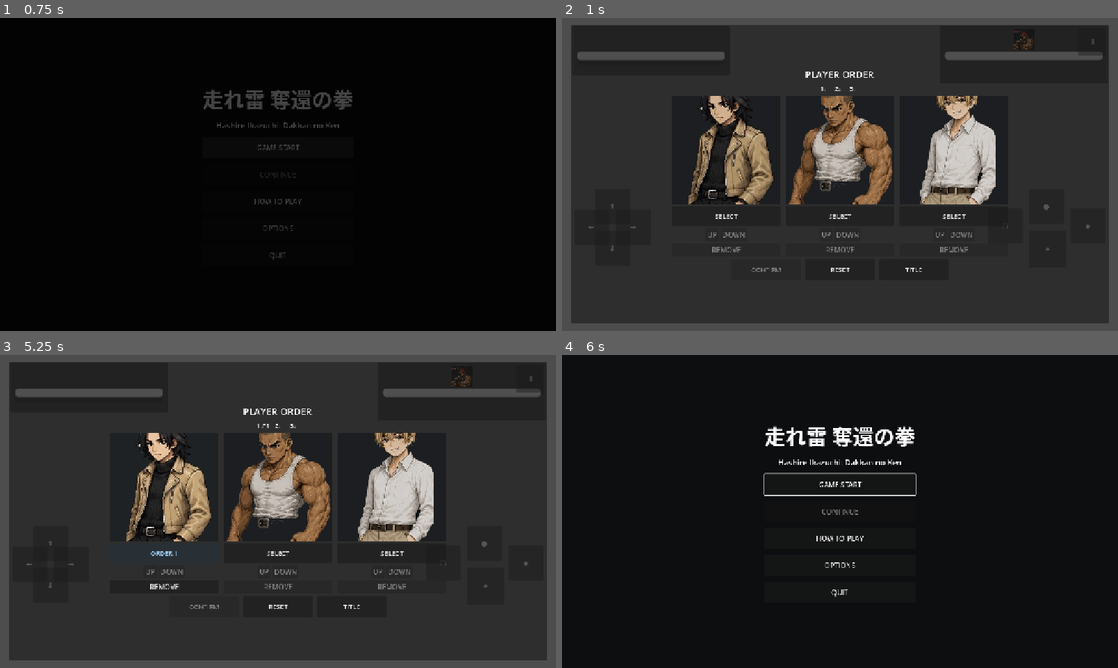
Above: before the commit, frames 1-4 (two rows, left to right).
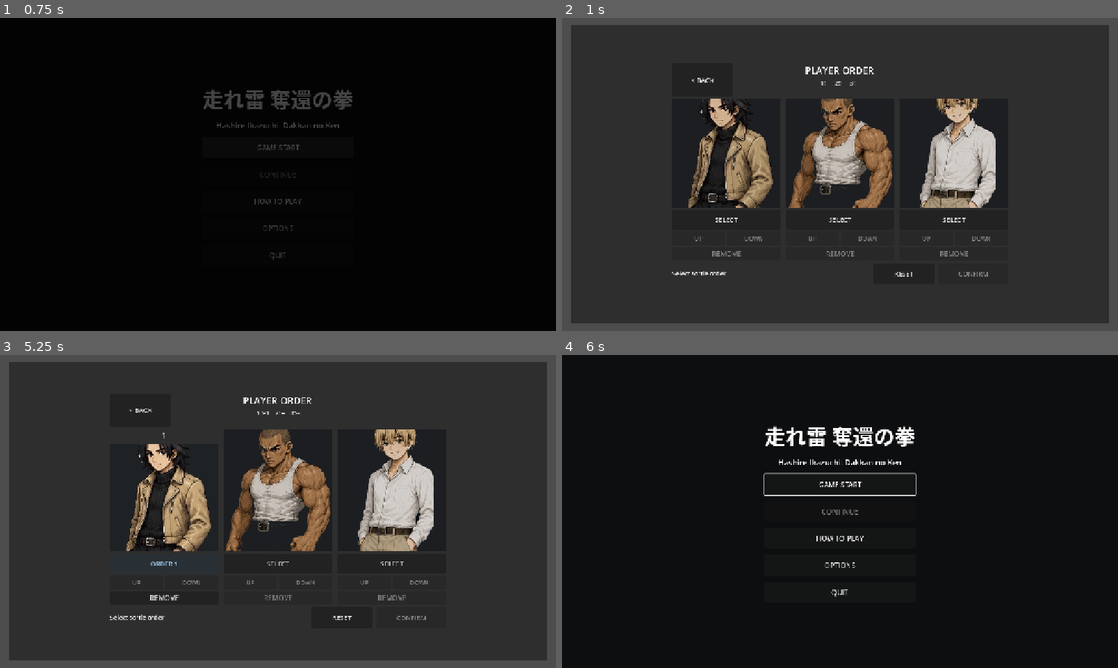
Above: after the commit, the same moments.

Repository: adamonine-stack/hashire-kaminari-dakkan-no-kobushi
Game: Godot game, scene res://scenes/Title.tscn
The game is run twice, just before and just after one commit, with the same random seed, the same clock (stepped at 60 frames per second) and the same inputs.
Inputs (mouse positions are in pixels of both pictures, inside the frame that each line leads up to):
- Up to frame 1 (0.75 s): click "GAME START" at 0.5 s
- Up to frame 2 (1 s): no input
- Up to frame 3 (5.25 s): click "TITLE" (after the commit: "< BACK") at 1.25 s; click "GAME START" at 2 s; click "RESET" at 2.75 s; click (27, 564) at 3.5 s, where only the run before the commit has a clickable "←"; click (72, 564) at 4.25 s, where only the run before the commit has a clickable "→"; click "SELECT" at 5 s
- Up to frame 4 (6 s): click "TITLE" (after the commit: "< BACK") at 5.75 s

Frame 1 is identical in both runs. In frame 2, 8.3% of the frame differs, in the area x 2-98%, y 3-83%; in frame 3, 9.9%, in the area x 2-98%, y 3-85%; in frame 4, nothing differs.

Commit message:
DEV058 optimize player order UI for mobile landscape

Diff:
--- a/godot/scripts/battle/battle_manager.gd
+++ b/godot/scripts/battle/battle_manager.gd
@@ -174,10 +174,13 @@
 var _player_order_margin: MarginContainer
 var _player_order_center: CenterContainer
 var _player_order_root: VBoxContainer
+var _player_order_header: HBoxContainer
+var _player_order_header_center: VBoxContainer
 var _player_order_character_list: HBoxContainer
 var _player_order_footer: HBoxContainer
 var _player_order_card_boxes: Dictionary = {}
 var _player_order_control_rows: Dictionary = {}
+var _player_order_order_badges: Dictionary = {}
 var _last_spawned_player_id := ""
 var _last_pause_toggle_frame := -1
 
@@ -379,6 +382,7 @@
 	_show_message("")
 	if _player_order_panel != null:
 		_player_order_panel.visible = true
+		_set_player_order_exclusive_ui(true)
 		_apply_player_order_responsive_layout()
 	update_order_select_ui()
 	player_order_select_opened.emit()
@@ -388,6 +392,7 @@
 func close_player_order_select() -> void:
 	if _player_order_panel != null:
 		_player_order_panel.visible = false
+	_set_player_order_exclusive_ui(false)
 	player.visible = true
 	enemy.visible = true
 
@@ -2053,16 +2058,37 @@
 	_player_order_root.add_theme_constant_override("separation", 6)
 	_player_order_center.add_child(_player_order_root)
 
+	_player_order_header = HBoxContainer.new()
+	_player_order_header.alignment = BoxContainer.ALIGNMENT_CENTER
+	_player_order_header.size_flags_horizontal = Control.SIZE_EXPAND_FILL
+	_player_order_header.add_theme_constant_override("separation", 8)
+	_player_order_root.add_child(_player_order_header)
+
+	_player_order_back_button = Button.new()
+	_player_order_back_button.text = "< BACK"
+	_player_order_back_button.custom_minimum_size = Vector2(140.0, 48.0)
+	_player_order_back_button.pressed.connect(go_to_title)
+	_player_order_header.add_child(_player_order_back_button)
+
+	_player_order_header_center = VBoxContainer.new()
+	_player_order_header_center.size_flags_horizontal = Control.SIZE_EXPAND_FILL
+	_player_order_header_center.add_theme_constant_override("separation", 2)
+	_player_order_header.add_child(_player_order_header_center)
+
 	_player_order_title_label = Label.new()
 	_player_order_title_label.text = "PLAYER ORDER"
 	_player_order_title_label.horizontal_alignment = HORIZONTAL_ALIGNMENT_CENTER
 	_player_order_title_label.add_theme_font_size_override("font_size", 22)
-	_player_order_root.add_child(_player_order_title_label)
+	_player_order_header_center.add_child(_player_order_title_label)
 
 	_player_order_slots_label = Label.new()
 	_player_order_slots_label.horizontal_alignment = HORIZONTAL_ALIGNMENT_CENTER
 	_player_order_slots_label.add_theme_font_size_override("font_size", 15)
-	_player_order_root.add_child(_player_order_slots_label)
+	_player_order_header_center.add_child(_player_order_slots_label)
+
+	var header_right_spacer := Control.new()
+	header_right_spacer.custom_minimum_size = Vector2(140.0, 1.0)
+	_player_order_header.add_child(header_right_spacer)
 
 	_player_order_character_list = HBoxContainer.new()
 	_player_order_character_list.alignment = BoxContainer.ALIGNMENT_CENTER
@@ -2080,6 +2106,16 @@
 		box.add_theme_constant_override("separation", 4)
 		_player_order_character_list.add_child(box)
 		_player_order_card_boxes[character_id] = box
+
+		var badge := Label.new()
+		badge.text = ""
+		badge.horizontal_alignment = HORIZONTAL_ALIGNMENT_CENTER
+		badge.vertical_alignment = VERTICAL_ALIGNMENT_CENTER
+		badge.custom_minimum_size = Vector2(32.0, 28.0)
+		badge.add_theme_font_size_override("font_size", 16)
+		badge.visible = false
+		box.add_child(badge)
+		_player_order_order_badges[character_id] = badge
 
 		var portrait_rect := TextureRect.new()
 		portrait_rect.custom_minimum_size = Vector2(120.0, 120.0)
@@ -2124,17 +2160,25 @@
 		box.add_child(remove_button)
 		_player_order_remove_buttons[character_id] = remove_button
 
-	_player_order_status_label = Label.new()
-	_player_order_status_label.visible = false
-	_player_order_status_label.horizontal_alignment = HORIZONTAL_ALIGNMENT_CENTER
-	_player_order_root.add_child(_player_order_status_label)
-
 	_player_order_footer = HBoxContainer.new()
-	_player_order_footer.alignment = BoxContainer.ALIGNMENT_CENTER
+	_player_order_footer.alignment = BoxContainer.ALIGNMENT_END
 	_player_order_footer.custom_minimum_size = Vector2(0.0, 50.0)
 	_player_order_footer.size_flags_horizontal = Control.SIZE_EXPAND_FILL
 	_player_order_footer.add_theme_constant_override("separation", 10)
 	_player_order_root.add_child(_player_order_footer)
+
+	_player_order_status_label = Label.new()
+	_player_order_status_label.text = "Select sortie order"
+	_player_order_status_label.horizontal_alignment = HORIZONTAL_ALIGNMENT_LEFT
+	_player_order_status_label.vertical_alignment = VERTICAL_ALIGNMENT_CENTER
+	_player_order_status_label.size_flags_horizontal = Control.SIZE_EXPAND_FILL
+	_player_order_footer.add_child(_player_order_status_label)
+
+	_player_order_reset_button = Button.new()
+	_player_order_reset_button.text = "RESET"
+	_player_order_reset_button.custom_minimum_size = Vector2(140.0, 48.0)
+	_player_order_reset_button.pressed.connect(reset_order_selection)
+	_player_order_footer.add_child(_player_order_reset_button)
 
 	_player_order_confirm_button = Button.new()
 	_player_order_confirm_button.text = "CONFIRM"
@@ -2142,18 +2186,6 @@
 	_player_order_confirm_button.custom_minimum_size = Vector2(160.0, 48.0)
 	_player_order_confirm_button.pressed.connect(confirm_player_order)
 	_player_order_footer.add_child(_player_order_confirm_button)
-
-	_player_order_reset_button = Button.new()
-	_player_order_reset_button.text = "RESET"
-	_player_order_reset_button.custom_minimum_size = Vector2(140.0, 48.0)
-	_player_order_reset_button.pressed.connect(reset_order_selection)
-	_player_order_footer.add_child(_player_order_reset_button)
-
-	_player_order_back_button = Button.new()
-	_player_order_back_button.text = "TITLE"
-	_player_order_back_button.custom_minimum_size = Vector2(140.0, 48.0)
-	_player_order_back_button.pressed.connect(go_to_title)
-	_player_order_footer.add_child(_player_order_back_button)
 
 	_apply_player_order_responsive_layout()
 	update_order_select_ui()
@@ -2183,6 +2215,11 @@
 			portrait_rect.texture = _order_portrait_texture(data)
 			portrait_rect.modulate = Color(1.0, 1.0, 1.0, 1.0) if selected else Color(0.9, 0.9, 0.9, 1.0)
 
+		var badge := _player_order_order_badges.get(character_id) as Label
+		if badge != null:
+			badge.text = "%d" % (order_index + 1) if selected else ""
+			badge.visible = selected
+
 		var up_button: Button = _player_order_up_buttons.get(character_id)
 		if up_button != null:
 			up_button.disabled = not selected or order_index <= 0 or is_player_order_confirmed
@@ -2194,7 +2231,7 @@
 			remove_button.disabled = not selected or is_player_order_confirmed
 
 	if _player_order_status_label != null:
-		_player_order_status_label.text = "Current order: %s" % _order_text()
+		_player_order_status_label.text = "Ready to start" if is_valid_player_order(selected_player_order) else "Select sortie order"
 	update_confirm_button_state()
 	update_player_order_hud()
 
@@ -2204,6 +2241,19 @@
 		return
 	_player_order_confirm_button.visible = true
 	_player_order_confirm_button.disabled = not is_valid_player_order(selected_player_order) or is_battle_starting
+
+
+func _set_player_order_exclusive_ui(is_open: bool) -> void:
+	if battle_hud != null:
+		battle_hud.visible = not is_open
+	if mobile_controls != null:
+		mobile_controls.visible = false if is_open else flow_state == BattleState.BATTLE
+	if _enemy_intro_panel != null:
+		_enemy_intro_panel.visible = false
+	if _progress_label != null:
+		_progress_label.visible = false
+	if _heal_effect_label != null:
+		_heal_effect_label.visible = false
 
 
 func _apply_player_order_responsive_layout() -> void:
@@ -2228,31 +2278,42 @@
 	var usable_width := maxf(360.0, viewport_size.x - safe_margin.x - safe_margin.z)
 	var usable_height := maxf(260.0, viewport_size.y - safe_margin.y - safe_margin.w)
 	var card_gap := 8.0 if is_mobile_landscape else 12.0
-	var card_width := clampf((usable_width - card_gap * 2.0) / 3.0, 142.0, 208.0) if is_mobile_landscape else 250.0
-	var portrait_height := clampf(usable_height * 0.34, 104.0, 132.0) if is_mobile_landscape else 250.0
-	var select_button_height := 34.0 if is_mobile_landscape else 46.0
-	var footer_button_height := 40.0 if is_mobile_landscape else 48.0
-	var footer_button_width := clampf(usable_width * 0.22, 120.0, 176.0) if is_mobile_landscape else 160.0
+	var card_width := clampf((usable_width - card_gap * 2.0) / 3.0, 170.0, 230.0) if is_mobile_landscape else 250.0
+	var select_button_height := 40.0 if is_mobile_landscape else 46.0
+	var order_control_height := 36.0 if is_mobile_landscape else 32.0
+	var footer_button_height := 44.0 if is_mobile_landscape else 48.0
+	var footer_button_width := clampf(usable_width * 0.32, 170.0, 230.0) if is_mobile_landscape else 160.0
+	var reset_button_width := clampf(usable_width * 0.18, 96.0, 130.0) if is_mobile_landscape else 140.0
+	var header_height := clampf(usable_height * 0.14, 48.0, 64.0) if is_mobile_landscape else 76.0
+	var portrait_height := clampf(usable_height - header_height - footer_button_height - select_button_height - order_control_height - 30.0, 118.0, 230.0) if is_mobile_landscape else 250.0
 	var root_width := minf(usable_width, card_width * 3.0 + card_gap * 2.0)
-	var root_height := minf(usable_height, portrait_height + select_button_height + footer_button_height + 66.0)
+	var root_height := minf(usable_height, header_height + portrait_height + select_button_height + order_control_height + footer_button_height + 18.0)
 
 	_player_order_root.custom_minimum_size = Vector2(root_width, root_height)
-	_player_order_root.size_flags_horizontal = Control.SIZE_SHRINK_CENTER
-	_player_order_root.size_flags_vertical = Control.SIZE_SHRINK_CENTER
+	_player_order_root.size_flags_horizontal = Control.SIZE_EXPAND_FILL if is_mobile_landscape else Control.SIZE_SHRINK_CENTER
+	_player_order_root.size_flags_vertical = Control.SIZE_EXPAND_FILL if is_mobile_landscape else Control.SIZE_SHRINK_CENTER
 	_player_order_root.add_theme_constant_override("separation", 3 if is_mobile_landscape else 6)
+
+	if _player_order_header != null:
+		_player_order_header.custom_minimum_size = Vector2(root_width, header_height)
+		_player_order_header.size_flags_horizontal = Control.SIZE_EXPAND_FILL
+		_player_order_header.size_flags_vertical = Control.SIZE_SHRINK_CENTER
 
 	if _player_order_character_list != null:
 		_player_order_character_list.add_theme_constant_override("separation", int(card_gap))
-		_player_order_character_list.size_flags_vertical = Control.SIZE_SHRINK_CENTER if is_mobile_landscape else Control.SIZE_EXPAND_FILL
+		_player_order_character_list.size_flags_vertical = Control.SIZE_EXPAND_FILL if is_mobile_landscape else Control.SIZE_EXPAND_FILL
 
 	if _player_order_footer != null:
 		_player_order_footer.add_theme_constant_override("separation", 8 if is_mobile_landscape else 10)
 		_player_order_footer.custom_minimum_size = Vector2(root_width, footer_button_height)
 
 	if _player_order_title_label != null:
-		_player_order_title_label.add_theme_font_size_override("font_size", 20 if is_mobile_landscape else 22)
+		_player_order_title_label.add_theme_font_size_override("font_size", 18 if is_mobile_landscape else 22)
 	if _player_order_slots_label != null:
-		_player_order_slots_label.add_theme_font_size_override("font_size", 13 if is_mobile_landscape else 15)
+		_player_order_slots_label.add_theme_font_size_override("font_size", 12 if is_mobile_landscape else 15)
+	if _player_order_back_button != null:
+		_player_order_back_button.custom_minimum_size = Vector2(104.0 if is_mobile_landscape else 140.0, 40.0 if is_mobile_landscape else 48.0)
+		_player_order_back_button.add_theme_font_size_override("font_size", 12 if is_mobile_landscape else 15)
 
 	for data in player_team:
 		var character_id := String(data["character_id"])
@@ -2278,21 +2339,34 @@
 
 		var controls := _player_order_control_rows.get(character_id) as HBoxContainer
 		if controls != null:
-			controls.visible = not is_mobile_landscape
+			controls.visible = true
+			controls.custom_minimum_size = Vector2(card_width, order_control_height)
 		var remove_button := _player_order_remove_buttons.get(character_id) as Button
 		if remove_button != null:
 			remove_button.visible = not is_mobile_landscape
-
-	var footer_buttons := [
-		_player_order_confirm_button,
-		_player_order_reset_button,
-		_player_order_back_button,
-	]
+		var up_button := _player_order_up_buttons.get(character_id) as Button
+		if up_button != null:
+			up_button.custom_minimum_size = Vector2((card_width - 4.0) * 0.5, order_control_height)
+			up_button.add_theme_font_size_override("font_size", 11 if is_mobile_landscape else 13)
+		var down_button := _player_order_down_buttons.get(character_id) as Button
+		if down_button != null:
+			down_button.custom_minimum_size = Vector2((card_width - 4.0) * 0.5, order_control_height)
+			down_button.add_theme_font_size_override("font_size", 11 if is_mobile_landscape else 13)
+		var badge := _player_order_order_badges.get(character_id) as Label
+		if badge != null:
+			badge.custom_minimum_size = Vector2(30.0, 24.0 if is_mobile_landscape else 28.0)
+			badge.add_theme_font_size_override("font_size", 14 if is_mobile_landscape else 16)
+
+	var footer_buttons := [_player_order_confirm_button, _player_order_reset_button]
 	for footer_button_variant in footer_buttons:
 		var footer_button := footer_button_variant as Button
 		if footer_button != null:
 			footer_button.custom_minimum_size = Vector2(footer_button_width, footer_button_height)
 			footer_button.add_theme_font_size_override("font_size", 13 if is_mobile_landscape else 15)
+	if _player_order_reset_button != null:
+		_player_order_reset_button.custom_minimum_size = Vector2(reset_button_width, footer_button_height)
+	if _player_order_status_label != null:
+		_player_order_status_label.add_theme_font_size_override("font_size", 12 if is_mobile_landscape else 14)
 
 
 func _is_mobile_landscape_viewport(viewport_size: Vector2) -> bool:
--- a/godot/scripts/ui/title_screen.gd
+++ b/godot/scripts/ui/title_screen.gd
@@ -23,12 +23,16 @@
 var hitstop_button: Button
 var fullscreen_button: Button
 var transition_overlay: ColorRect
+var orientation_overlay: PanelContainer
 
 
 func _ready() -> void:
 	process_mode = Node.PROCESS_MODE_ALWAYS
 	get_tree().paused = false
 	_build_title_layout()
+	if not get_viewport().size_changed.is_connected(_refresh_orientation_overlay):
+		get_viewport().size_changed.connect(_refresh_orientation_overlay)
+	_refresh_orientation_overlay()
 	_play_bgm("title")
 	game_start_button.grab_focus()
 
@@ -48,6 +52,9 @@
 
 func start_new_game() -> void:
 	if is_scene_transitioning:
+		return
+	if _is_portrait_viewport():
+		_refresh_orientation_overlay()
 		return
 	_play_ui_se("confirm")
 	is_scene_transitioning = true
@@ -163,7 +170,41 @@
 
 	_build_how_to_play_panel(center)
 	_build_options_panel(center)
+	_build_orientation_overlay()
 	_build_transition_overlay()
+
+
+func _build_orientation_overlay() -> void:
+	orientation_overlay = PanelContainer.new()
+	orientation_overlay.visible = false
+	orientation_overlay.mouse_filter = Control.MOUSE_FILTER_STOP
+	orientation_overlay.set_anchors_preset(Control.PRESET_FULL_RECT)
+	add_child(orientation_overlay)
+
+	var center := CenterContainer.new()
+	center.set_anchors_preset(Control.PRESET_FULL_RECT)
+	orientation_overlay.add_child(center)
+
+	var label := Label.new()
+	label.text = "Rotate device to landscape"
+	label.horizontal_alignment = HORIZONTAL_ALIGNMENT_CENTER
+	label.vertical_alignment = VERTICAL_ALIGNMENT_CENTER
+	label.add_theme_font_size_override("font_size", 24)
+	center.add_child(label)
+
+
+func _refresh_orientation_overlay() -> void:
+	if orientation_overlay == null:
+		return
+	var is_portrait := _is_portrait_viewport()
+	orientation_overlay.visible = is_portrait
+	if title_menu != null:
+		title_menu.mouse_filter = Control.MOUSE_FILTER_IGNORE if is_portrait else Control.MOUSE_FILTER_PASS
+
+
+func _is_portrait_viewport() -> bool:
+	var viewport_size := get_viewport_rect().size
+	return viewport_size.y > viewport_size.x
 
 
 func _build_how_to_play_panel(parent: Node) -> void:
